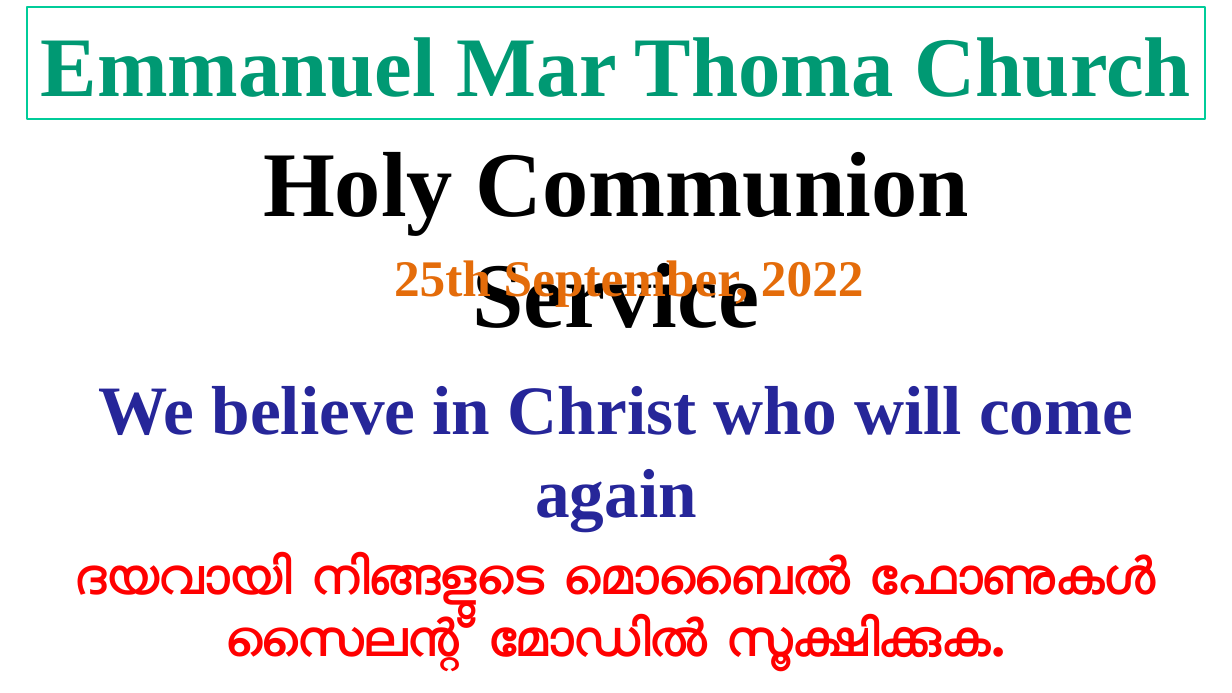
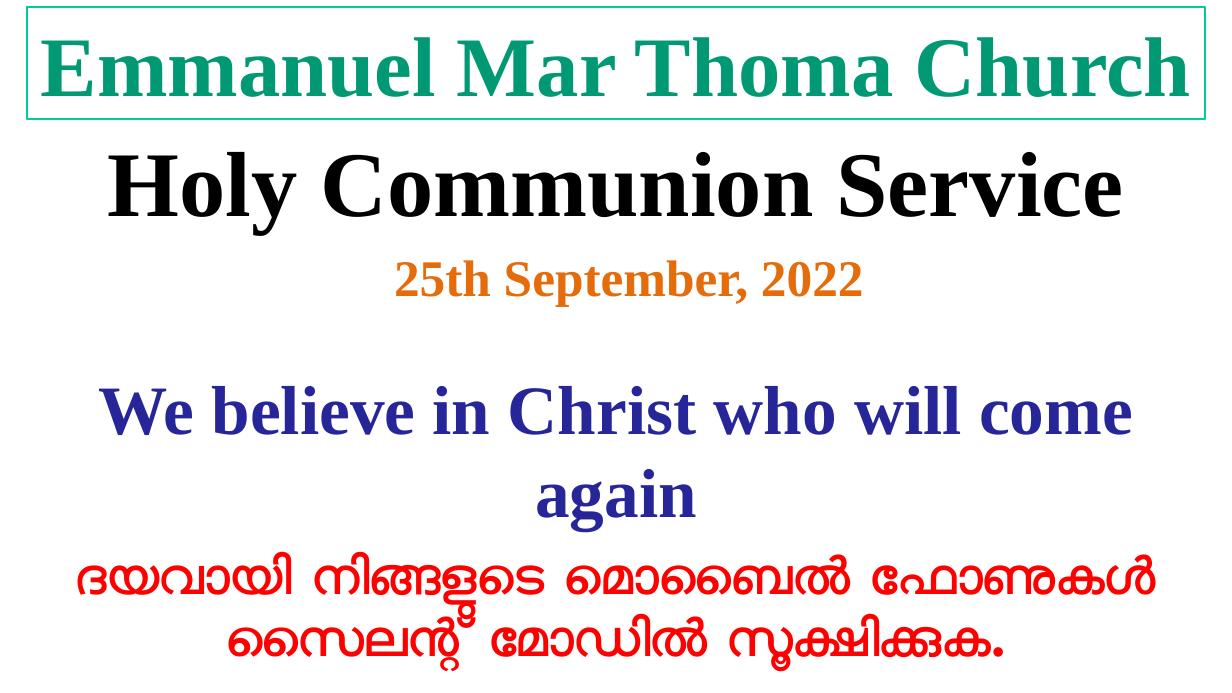
Before and after one commit to gijocode/Church_PPT_Utility, a slide deck: slide 1 of templates/english_service_template.pptx. Drawn at 1232x693 pixels with LibreOffice and Linux fonts; fonts in the diff are those of the drawing. Boxes give left, top, right and bottom in pixels: in the first picture for what was removed or moved away, otherwise in the second. Text is boxed around its words. In the diff, an @@ line names an element or a change of style, - is before the commit and + after.

```diff
--- a/templates/english_service_template.pptx
+++ b/templates/english_service_template.pptx
@@ text "Holy Communion Service" rewrapped from [263,152,969,328] to [108,152,1124,233] @@
```
Also in this commit, not shown: 13 other slides changed, 1 other file.
